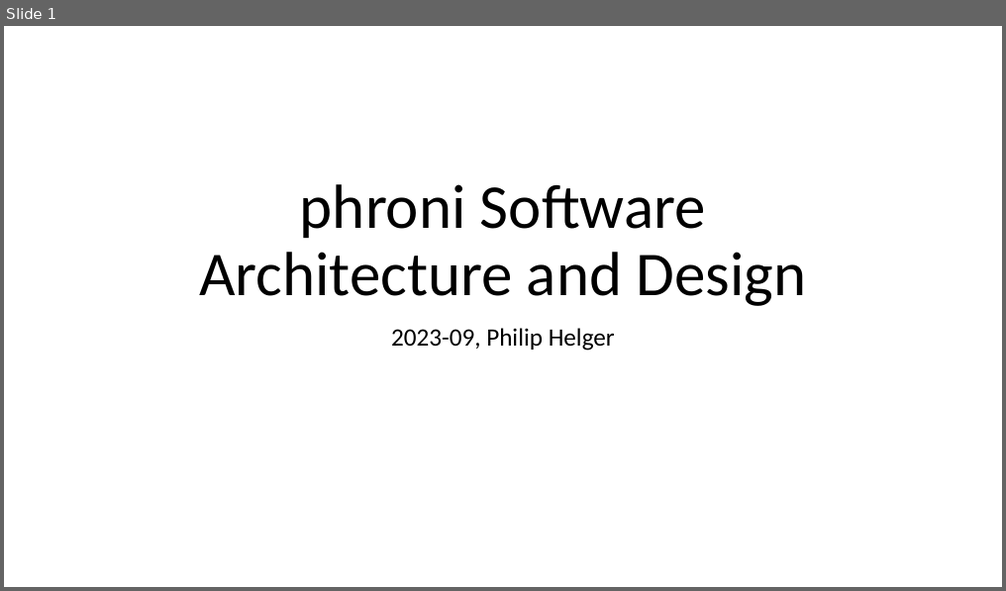
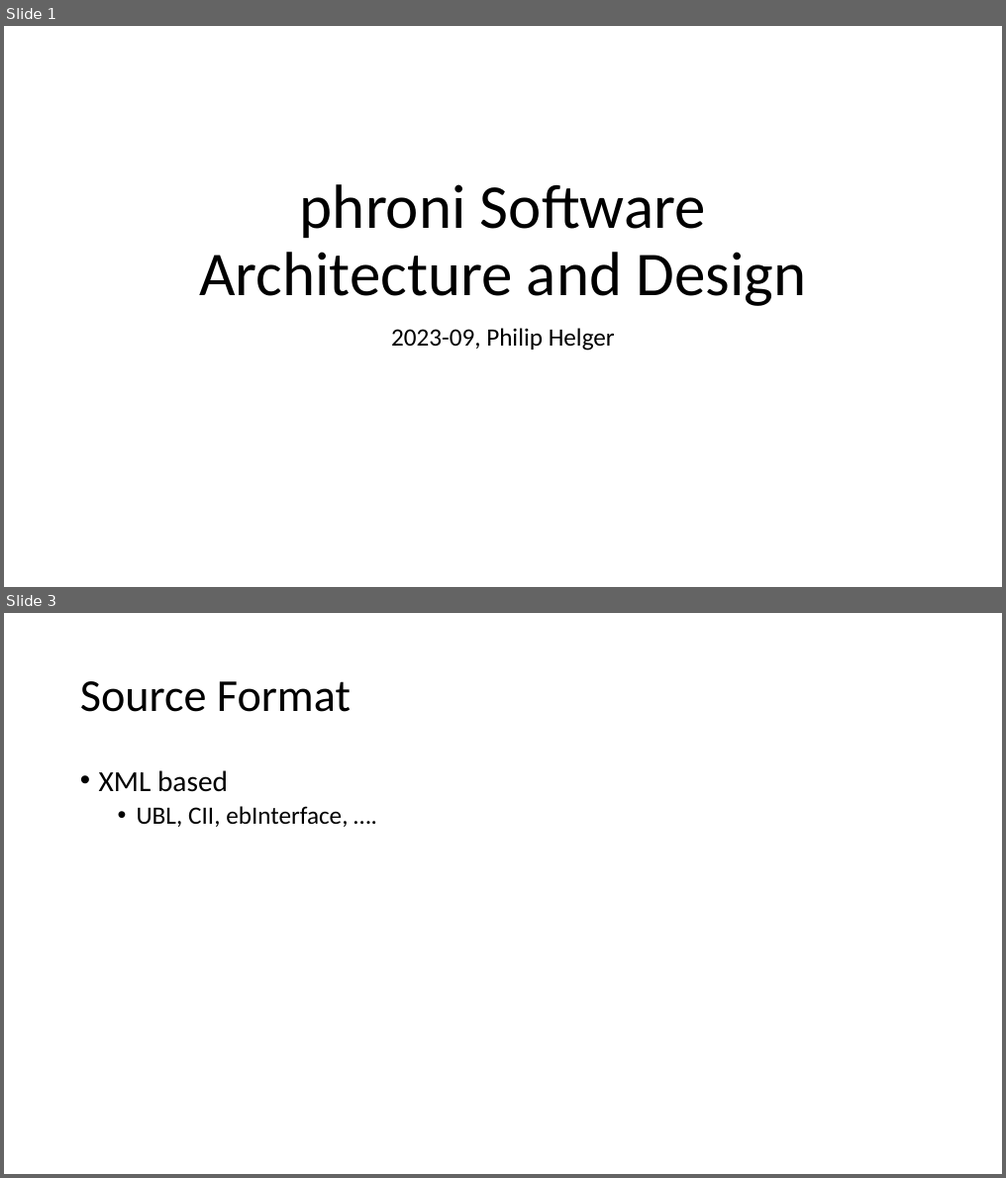
Before and after one commit to phax/phroni, a slide deck: docs/phroni Design.pptx. Shown one above the other, each under a label of ours: slide 1 before the commit, slides 1 and 3 after it; the slides between them are not shown. The pictures are 1006x591 and 1006x1178 pixels, drawn with LibreOffice and Linux fonts; fonts in the diff are those of the drawing. Boxes give left, top, right and bottom in pixels: in the first picture for what was removed or moved away, otherwise in the second. Text is boxed around its words. In the diff, an @@ line names an element or a change of style, - is before the commit and + after.

```diff
--- a/docs/phroni Design.pptx
+++ b/docs/phroni Design.pptx
@@ slide 3 added at bbox=[4, 613, 1002, 1174], background #FFFFFF @@
@@ title added at bbox=[80, 681, 350, 712], 44 pt, text #000000 @@
+Source Format
@@ text added at bbox=[99, 770, 348, 827], 24 pt, text #000000 @@
+• XML based
+  • UBL, CII, ebInterface, ….
```
Also in this commit, not shown: 1 slide changed, 2 other slides added.
